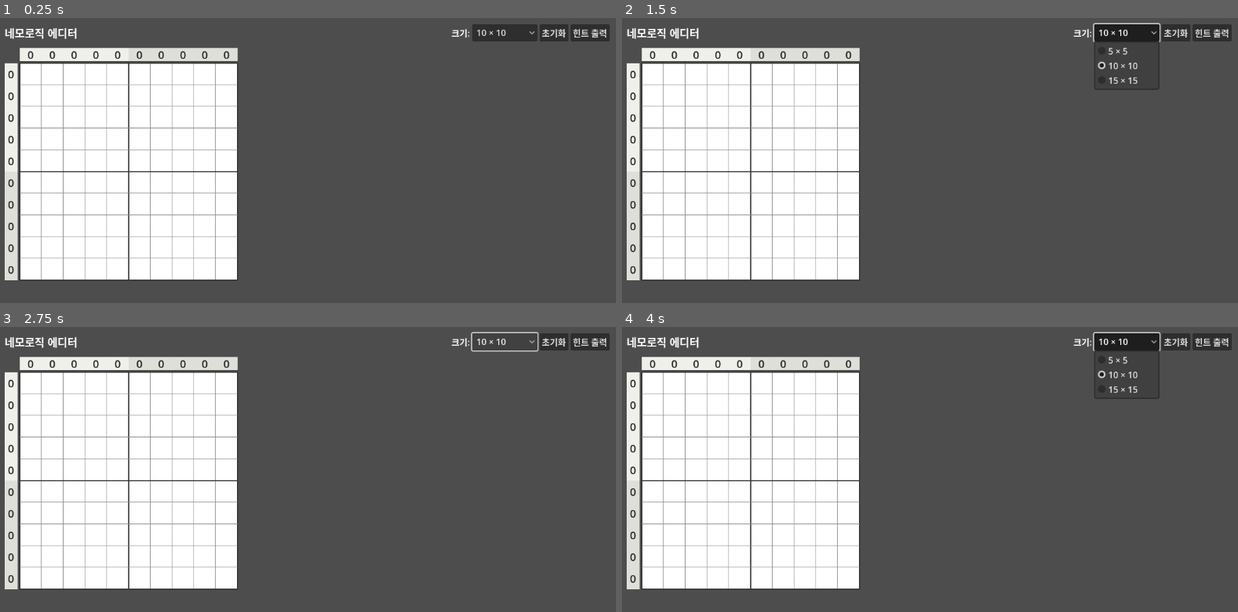
Above: before the commit, frames 1-4 (two rows, left to right).
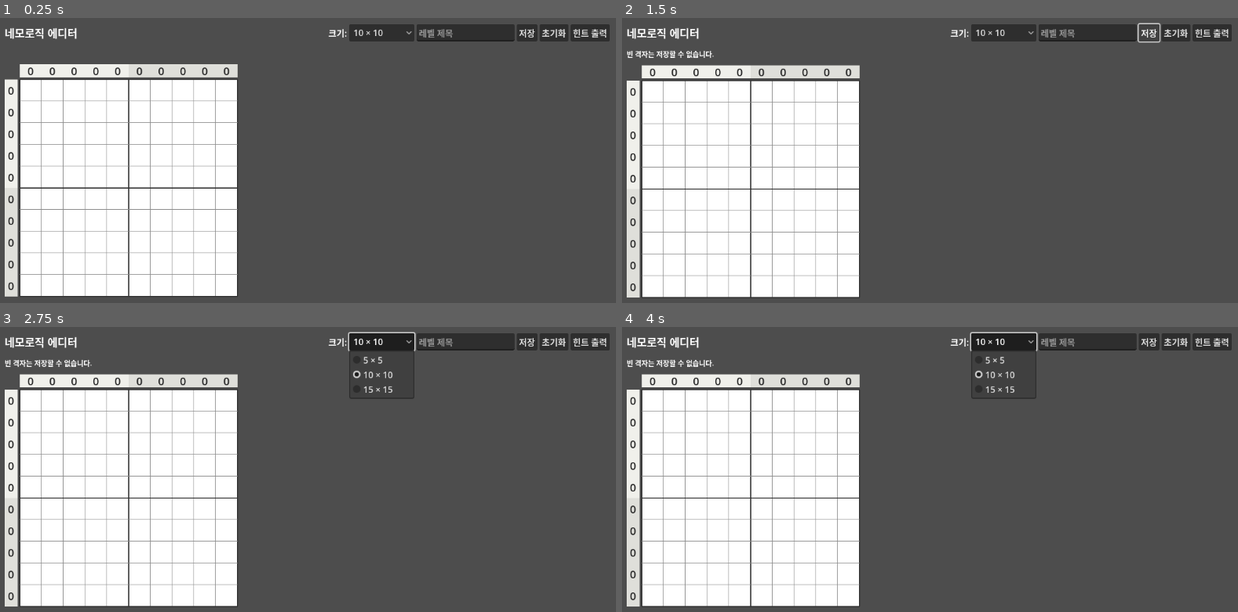
Above: after the commit, the same moments.

Repository: juooy/Nonogram
Game: Godot game, scene res://scenes/Editor.tscn
Same seed, same stepped clock (60 frames per second), same inputs: the game is played once before the commit and once after it. The project has no main scene, so this scene is started directly.
Inputs (mouse positions are in pixels of both pictures, inside the frame that each line leads up to):
- Up to frame 1 (0.25 s): no input
- Up to frame 2 (1.5 s): click "초기화" at 0.5 s; click (1151, 32) at 1.25 s, where only the run after the commit has a clickable "저장"
- Up to frame 3 (2.75 s): click "10 × 10" at 2 s
- Up to frame 4 (4 s): click "힌트 출력" at 2.75 s; click "10 × 10" at 3.5 s

The runs differ from the first frame. In frame 1, 8.9% of the frame differs, in the area x 0-87%, y 2-98%; in frame 2, 9.8%; in frame 3, 9.9%; in frame 4, 10%, in the area x 0-88%, y 1-99%.

Commit message:
feat: Step 3 — LevelStorage JSON 저장소 + 에디터 저장
- LevelStorage: user://levels/{id}.json save/load_level/list(최신순)/delete, 깨진 파일 건너뜀
- id: {unix ms}_{난수4} 자동 발급, [A-Za-z0-9_-] 외 거부 (Step 6 업로드 대비 경로 조작 방지)
- Editor: 제목 입력·저장 버튼·상태 라벨. 재저장은 덮어쓰기, 초기화/크기 전환 시 새 레벨, 빈 격자 저장 거부
- 테스트 12건 추가 (총 39)

Co-Authored-By: Claude Opus 5 <noreply@anthropic.com>

Diff:
--- a/scenes/Editor.tscn
+++ b/scenes/Editor.tscn
@@ -45,6 +45,16 @@
 layout_mode = 2
 custom_minimum_size = Vector2(120, 0)
 
+[node name="TitleEdit" type="LineEdit" parent="MarginContainer/VBox/TopBar"]
+layout_mode = 2
+custom_minimum_size = Vector2(180, 0)
+placeholder_text = "레벨 제목"
+max_length = 40
+
+[node name="SaveBtn" type="Button" parent="MarginContainer/VBox/TopBar"]
+layout_mode = 2
+text = "저장"
+
 [node name="ClearBtn" type="Button" parent="MarginContainer/VBox/TopBar"]
 layout_mode = 2
 text = "초기화"
@@ -52,6 +62,10 @@
 [node name="PrintBtn" type="Button" parent="MarginContainer/VBox/TopBar"]
 layout_mode = 2
 text = "힌트 출력"
+
+[node name="StatusLabel" type="Label" parent="MarginContainer/VBox"]
+layout_mode = 2
+theme_override_font_sizes/font_size = 13
 
 [node name="GridArea" type="ScrollContainer" parent="MarginContainer/VBox"]
 layout_mode = 2
@@ -79,6 +93,7 @@
 layout_mode = 2
 script = ExtResource("2")
 
+[connection signal="pressed" from="MarginContainer/VBox/TopBar/SaveBtn" to="." method="_on_save_pressed"]
 [connection signal="pressed" from="MarginContainer/VBox/TopBar/ClearBtn" to="." method="_on_clear_pressed"]
 [connection signal="pressed" from="MarginContainer/VBox/TopBar/PrintBtn" to="." method="_on_print_pressed"]
 [connection signal="item_selected" from="MarginContainer/VBox/TopBar/SizeOption" to="." method="_on_size_option_item_selected"]
--- a/scripts/EditorScene.gd
+++ b/scripts/EditorScene.gd
@@ -4,6 +4,11 @@
 @onready var row_hints: HintBar = $MarginContainer/VBox/GridArea/Board/RowHints
 @onready var col_hints: HintBar = $MarginContainer/VBox/GridArea/Board/ColHints
 @onready var size_option: OptionButton = $MarginContainer/VBox/TopBar/SizeOption
+@onready var title_edit: LineEdit = $MarginContainer/VBox/TopBar/TitleEdit
+@onready var status_label: Label = $MarginContainer/VBox/StatusLabel
+
+var storage := LevelStorage.new()
+var current_id := ""  # 저장된 레벨을 편집 중이면 그 id — 재저장 시 덮어쓴다
 
 func _ready() -> void:
 	grid.solution_changed.connect(_refresh_hints)
@@ -26,6 +31,32 @@
 
 func _on_clear_pressed() -> void:
 	grid.clear()
+	_start_new_level()
+
+func _start_new_level() -> void:
+	current_id = ""
+	title_edit.text = ""
+	status_label.text = ""
+
+func _on_save_pressed() -> void:
+	if not _has_filled_cell():
+		status_label.text = "빈 격자는 저장할 수 없습니다."
+		return
+	var level := grid.get_level_data()
+	level.id = current_id
+	level.title = title_edit.text.strip_edges() if title_edit.text.strip_edges() != "" else "무제"
+	var err := storage.save(level)
+	if err != OK:
+		status_label.text = "저장 실패 (%s)" % error_string(err)
+		return
+	current_id = level.id
+	status_label.text = "저장됨: %s" % level.title
+
+func _has_filled_cell() -> bool:
+	for row in grid.solution:
+		if row.has(true):
+			return true
+	return false
 
 func _on_size_option_item_selected(index: int) -> void:
 	var sizes := [Vector2i(5, 5), Vector2i(10, 10), Vector2i(15, 15)]
@@ -36,6 +67,7 @@
 	grid.size = grid.custom_minimum_size
 	grid.queue_redraw()
 	_refresh_hints()
+	_start_new_level()
 
 func _on_print_pressed() -> void:
 	var level := grid.get_level_data()
--- /dev/null
+++ b/scripts/LevelStorage.gd
@@ -0,0 +1,77 @@
+class_name LevelStorage extends RefCounted
+## 레벨 JSON 저장소 — {dir}/{id}.json
+## id 는 [A-Za-z0-9_-] 만 허용 (업로드 레벨 수신 시 경로 조작 방지).
+
+const DEFAULT_DIR := "user://levels"
+
+var dir: String
+
+static var _id_re := RegEx.create_from_string("^[A-Za-z0-9_-]{1,64}$")
+
+func _init(d: String = DEFAULT_DIR) -> void:
+	dir = d
+
+## 생성순 정렬되는 id: {unix ms}_{4자리 난수}
+static func new_id() -> String:
+	var ms := int(Time.get_unix_time_from_system() * 1000.0)
+	return "%d_%04d" % [ms, randi() % 10000]
+
+static func is_valid_id(id: String) -> bool:
+	return _id_re.search(id) != null
+
+## id 가 비어 있으면 새로 발급해 level.id 에 채운다.
+func save(level: LevelData) -> Error:
+	if level.id == "":
+		level.id = new_id()
+	if not is_valid_id(level.id):
+		return ERR_INVALID_PARAMETER
+	var err := DirAccess.make_dir_recursive_absolute(dir)
+	if err != OK:
+		return err
+	var f := FileAccess.open(_path(level.id), FileAccess.WRITE)
+	if f == null:
+		return FileAccess.get_open_error()
+	f.store_string(JSON.stringify(level.to_dict(), "\t"))
+	f.close()
+	return OK
+
+## 없거나 깨진 파일이면 null
+func load_level(id: String) -> LevelData:
+	if not is_valid_id(id):
+		return null
+	return _read(_path(id))
+
+## 최신순 (id 내림차순). 깨진 파일은 건너뛴다.
+func list() -> Array[LevelData]:
+	var result: Array[LevelData] = []
+	if not DirAccess.dir_exists_absolute(dir):
+		return result
+	var files := DirAccess.get_files_at(dir)
+	files.sort()
+	files.reverse()
+	for f in files:
+		if not f.ends_with(".json"):
+			continue
+		var level := _read(dir + "/" + f)
+		if level != null:
+			result.append(level)
+	return result
+
+func delete(id: String) -> Error:
+	if not is_valid_id(id):
+		return ERR_INVALID_PARAMETER
+	return DirAccess.remove_absolute(_path(id))
+
+func _path(id: String) -> String:
+	return "%s/%s.json" % [dir, id]
+
+func _read(path: String) -> LevelData:
+	if not FileAccess.file_exists(path):
+		return null
+	# JSON.parse_string 은 실패 시 엔진 에러 로그를 남기므로 인스턴스 파서 사용
+	var json := JSON.new()
+	var data = json.data if json.parse(FileAccess.get_file_as_string(path)) == OK else null
+	if not data is Dictionary:
+		push_warning("레벨 파일 파싱 실패: " + path)
+		return null
+	return LevelData.from_dict(data)
--- /dev/null
+++ b/tests/test_level_storage.gd
@@ -0,0 +1,92 @@
+extends "res://tests/test_case.gd"
+
+var _dirs: Array[String] = []
+
+func _storage() -> LevelStorage:
+	var dir := "user://test_levels_%d" % randi()
+	_dirs.append(dir)
+	return LevelStorage.new(dir)
+
+func _level(title := "무제") -> LevelData:
+	var d := LevelData.from_solution([[true, false], [true, true]], Vector2i(2, 2))
+	d.title = title
+	return d
+
+func cleanup() -> void:
+	super.cleanup()
+	for dir in _dirs:
+		if not DirAccess.dir_exists_absolute(dir):
+			continue
+		for f in DirAccess.get_files_at(dir):
+			DirAccess.remove_absolute(dir + "/" + f)
+		DirAccess.remove_absolute(dir)
+
+func test_save_assigns_id_and_loads_back() -> void:
+	var st := _storage()
+	var lv := _level("고양이")
+	assert_eq(st.save(lv), OK, "save")
+	assert_true(lv.id != "", "id assigned")
+	var back := st.load_level(lv.id)
+	assert_true(back != null, "loaded")
+	assert_eq(back.title, "고양이", "title")
+	assert_eq(back.solution, lv.solution, "solution")
+	assert_eq(back.row_hints, lv.row_hints, "row_hints int")
+
+func test_save_existing_id_overwrites() -> void:
+	var st := _storage()
+	var lv := _level("v1")
+	st.save(lv)
+	var id := lv.id
+	lv.title = "v2"
+	st.save(lv)
+	assert_eq(lv.id, id, "id kept")
+	assert_eq(st.list().size(), 1, "single file")
+	assert_eq(st.load_level(id).title, "v2", "overwritten")
+
+func test_list_newest_first() -> void:
+	var st := _storage()
+	var a := _level("a")
+	a.id = "1000_0001"
+	var b := _level("b")
+	b.id = "2000_0001"
+	st.save(a)
+	st.save(b)
+	var titles := st.list().map(func(l): return l.title)
+	assert_eq(titles, ["b", "a"])
+
+func test_list_empty_when_dir_missing() -> void:
+	var st := _storage()
+	assert_eq(st.list().size(), 0)
+
+func test_load_missing_returns_null() -> void:
+	var st := _storage()
+	assert_true(st.load_level("nope") == null)
+
+func test_list_skips_corrupt_file() -> void:
+	var st := _storage()
+	st.save(_level("ok"))
+	var f := FileAccess.open(st.dir + "/broken.json", FileAccess.WRITE)
+	f.store_string("{not json")
+	f.close()
+	assert_eq(st.list().size(), 1)
+
+func test_delete() -> void:
+	var st := _storage()
+	var lv := _level()
+	st.save(lv)
+	assert_eq(st.delete(lv.id), OK, "delete")
+	assert_true(st.load_level(lv.id) == null, "gone")
+
+func test_rejects_path_traversal_id() -> void:
+	var st := _storage()
+	var lv := _level()
+	lv.id = "../evil"
+	assert_eq(st.save(lv), ERR_INVALID_PARAMETER, "save")
+	assert_true(st.load_level("../evil") == null, "load")
+	assert_eq(st.delete("../evil"), ERR_INVALID_PARAMETER, "delete")
+
+func test_generated_ids_are_valid_and_unique() -> void:
+	var a := LevelStorage.new_id()
+	var b := LevelStorage.new_id()
+	assert_true(LevelStorage.is_valid_id(a), "valid: " + a)
+	assert_true(a != b, "unique")
--- a/tests/test_scenes.gd
+++ b/tests/test_scenes.gd
@@ -48,3 +48,49 @@
 	ed._on_clear_pressed()
 	var rows: HintBar = ed.get_node(BOARD + "RowHints")
 	assert_eq(rows.hints[2], [0])
+
+# ── 저장 (Step 3) ─────────────────────────────────────────
+var _save_dir := ""
+
+func _editor_with_storage() -> Node:
+	var ed := _editor()
+	_save_dir = "user://test_editor_levels_%d" % randi()
+	ed.storage = LevelStorage.new(_save_dir)
+	return ed
+
+func cleanup() -> void:
+	super.cleanup()
+	if _save_dir != "" and DirAccess.dir_exists_absolute(_save_dir):
+		for f in DirAccess.get_files_at(_save_dir):
+			DirAccess.remove_absolute(_save_dir + "/" + f)
+		DirAccess.remove_absolute(_save_dir)
+
+func test_editor_save_writes_level() -> void:
+	var ed := _editor_with_storage()
+	var grid: NGrid = ed.get_node(BOARD + "NGrid")
+	grid.solution[0][0] = true
+	ed.get_node("MarginContainer/VBox/TopBar/TitleEdit").text = "점 하나"
+	ed._on_save_pressed()
+	var levels: Array = ed.storage.list()
+	assert_eq(levels.size(), 1, "saved")
+	assert_eq(levels[0].title, "점 하나", "title")
+
+func test_editor_resave_keeps_id_and_clear_starts_new() -> void:
+	var ed := _editor_with_storage()
+	var grid: NGrid = ed.get_node(BOARD + "NGrid")
+	grid.solution[0][0] = true
+	ed._on_save_pressed()
+	grid.solution[1][1] = true
+	ed._on_save_pressed()
+	assert_eq(ed.storage.list().size(), 1, "overwrite")
+	ed._on_clear_pressed()
+	grid.solution[2][2] = true
+	ed._on_save_pressed()
+	assert_eq(ed.storage.list().size(), 2, "new level after clear")
+
+func test_editor_refuses_empty_grid() -> void:
+	var ed := _editor_with_storage()
+	ed._on_save_pressed()
+	assert_eq(ed.storage.list().size(), 0, "not saved")
+	var status: Label = ed.get_node("MarginContainer/VBox/StatusLabel")
+	assert_true(status.text != "", "status message")
Not shown, added: scripts/LevelStorage.gd.uid
Not shown, added: tests/test_level_storage.gd.uid
